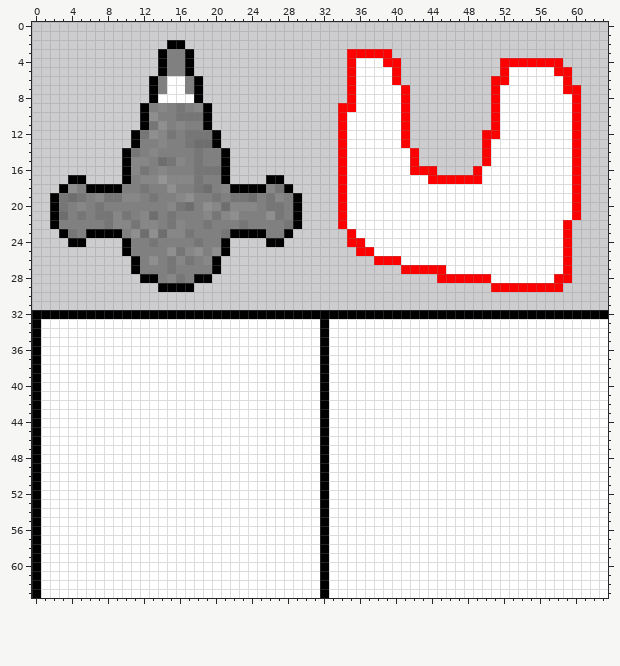
Pixel-art sprite, stored at res/entities.png. Above, as it was before the edit.
The file is 64x64 pixels. Colours within 5 levels of each other are drawn and written as one.
The result:
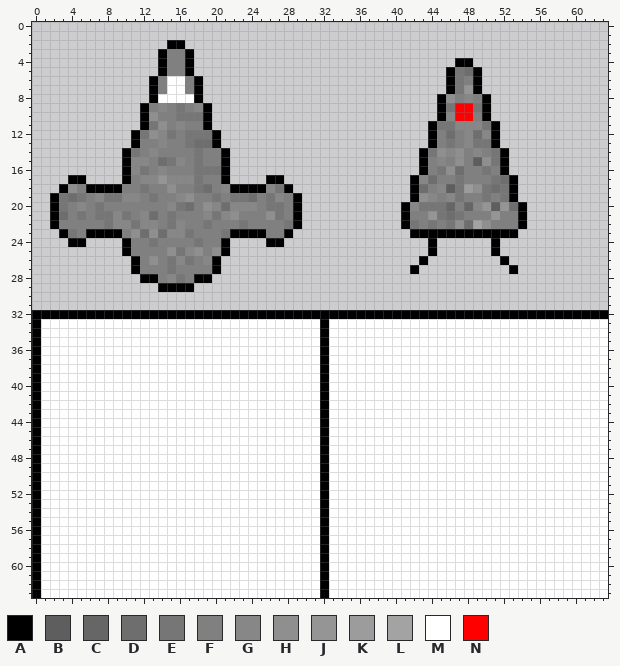
Palette (. is transparent): A #000000  B #5e5e5e  C #666666  D #6e6e6e  E #767676  F #808080  G #878787  H #8f8f8f  J #959595  K #9c9c9c  L #a3a3a3  M #ffffff  N #ff0000
Message: Improved art for EasyEnemy. EasyEnemy now looks at the player when firing.
What changed:
y 3: x 35..39 NNNNN -> .....
y 4: x 35..40 NMMMNN -> ......; x 47..48 .. -> AA; x 52..58 NNNNNNN -> .......
y 5: x 35..40 NMMMMN -> ......; x 46..49 .... -> AEDA; x 52..59 NMMMMMNN -> ........
y 6: x 35..40 NMMMMN -> ......; x 46..49 .... -> AEFA; x 51..59 NNMMMMMMN -> .........
y 7: x 35..41 NMMMMMN -> .......; x 46..49 .... -> AEJA; x 51..60 NMMMMMMMNN -> ..........
y 8: x 35..41 NMMMMMN -> .......; x 45..60 ......NMMMMMMMMN -> AHFGFA..........
y 9: x 34..41 NNMMMMMN -> ........; x 45..60 ......NMMMMMMMMN -> AENNEA..........
y 10: x 34..41 NMMMMMMN -> ........; x 45..60 ......NMMMMMMMMN -> AGNNFA..........
y 11: x 34..41 NMMMMMMN -> ........; x 44..60 .......NMMMMMMMMN -> AEEGGGEA.........
y 12: x 34..41 NMMMMMMN -> ........; x 44..60 ......NNMMMMMMMMN -> AFDFGDGA.........
y 13: x 34..41 NMMMMMMN -> ........; x 44..60 ......NMMMMMMMMMN -> AFEFGEEA.........
y 14: x 34..60 NMMMMMMMN.......NMMMMMMMMMN -> .........AEHGHFGFEA........
y 15: x 34..60 NMMMMMMMN.......NMMMMMMMMMN -> .........AFGFHFBHEA........
y 16: x 34..60 NMMMMMMMNNN....NMMMMMMMMMMN -> .........AFEHDFFEFA........
y 17: x 34..60 NMMMMMMMMMNNNNNNMMMMMMMMMMN -> ........AGDFFEFFFEDA.......
y 18: x 34..60 NMMMMMMMMMMMMMMMMMMMMMMMMMN -> ........ADFGBEKHEDEA.......
y 19: x 34..60 NMMMMMMMMMMMMMMMMMMMMMMMMMN -> ........AHGFGEFFEFEA.......
y 20: x 34..60 NMMMMMMMMMMMMMMMMMMMMMMMMMN -> .......AGEEECFCGJBJDA......
y 21: x 34..60 NMMMMMMMMMMMMMMMMMMMMMMMMMN -> .......AFFJEDEFFFJFFA......
y 22: x 34..59 NMMMMMMMMMMMMMMMMMMMMMMMMN -> .......AEFEFEHDLHFFFA.....
y 23: x 35..59 NMMMMMMMMMMMMMMMMMMMMMMMN -> .......AAAAAAAAAAAA......
y 24: x 35..59 NNMMMMMMMMMMMMMMMMMMMMMMN -> .........A......A........
y 25: x 36..59 NNMMMMMMMMMMMMMMMMMMMMMN -> ........A......A........
y 26: x 38..59 NNNMMMMMMMMMMMMMMMMMMN -> .....A........A.......
y 27: x 41..59 NNNNNMMMMMMMMMMMMMN -> .A..........A......
y 28: x 45..59 NNNNNNMMMMMMMNN -> ...............
y 29: x 51..58 NNNNNNNN -> ........
Where, in picture pixels (left, top, right, bottom), the same in both pictures:
changed: (338, 49, 581, 292)
